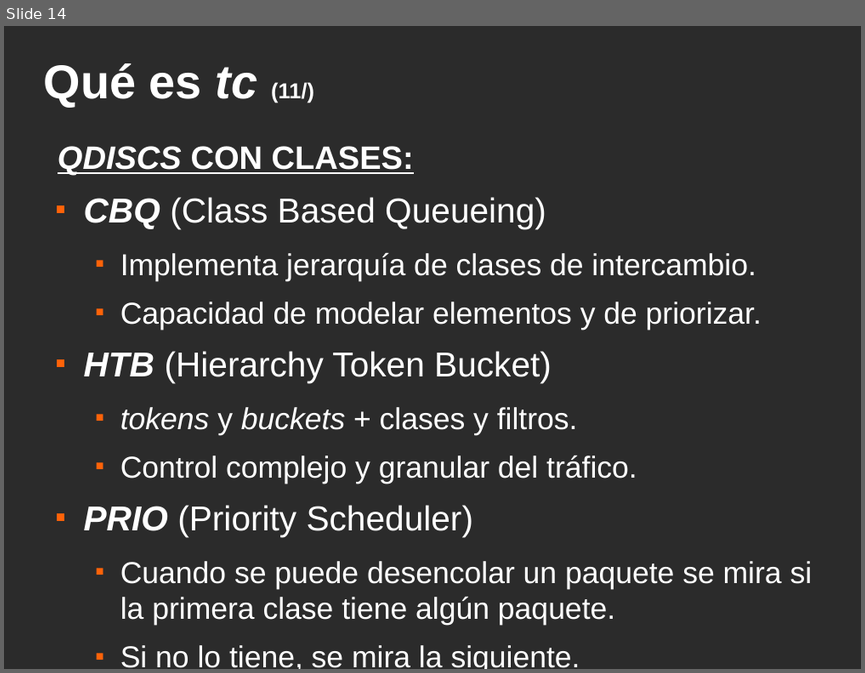
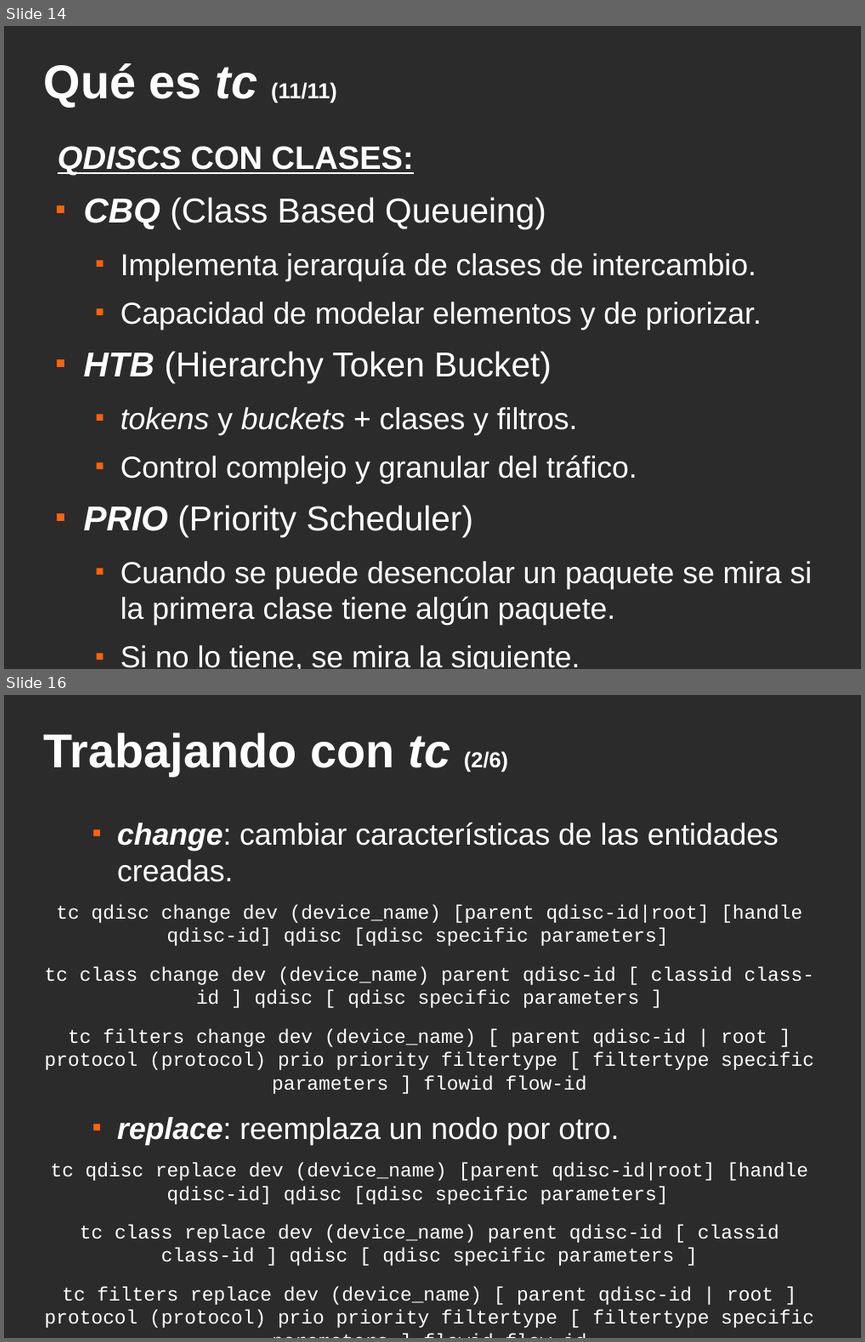
Before and after one commit to srug86/trabajos5oesi.pirs, a slide deck: present/slices.odp. Shown one above the other, each under a label of ours: slide 14 before the commit, slides 14 and 16 after it; the slides between them are not shown. The pictures are 865x673 and 865x1342 pixels, drawn with LibreOffice and Linux fonts; fonts in the diff are those of the drawing; background and template pictures are left out; a plain dark background stands for a picture behind light text. Boxes give left, top, right and bottom in pixels: in the first picture for what was removed or moved away, otherwise in the second. Text is boxed around its words. In the diff, an @@ line names an element or a change of style, - is before the commit and + after.

```diff
--- a/present/slices.odp
+++ b/present/slices.odp
@@ slide 16 added at bbox=[4, 695, 861, 1338], background picture (left out) @@
@@ title added at bbox=[44, 732, 508, 776], 44 pt, text #FFFFFF, bold @@
+Trabajando con tc (2/6)
@@ text added at bbox=[45, 822, 814, 1327], 18 pt, text #FFFFFF @@
+  ■ change: cambiar características de las entidades creadas.
+tc qdisc change dev (device_name) [parent qdisc-id|root] [handle qdisc-id] qdisc [qdisc specific parameters]
+tc class change dev (device_name) parent qdisc-id [ classid class-id ] qdisc [ qdisc specific parameters ]
+tc filters change dev (device_name) [ parent qdisc-id | root ] protocol (protocol) prio priority filtertype [ filtertype specific parameters ] flowid flow-id
+  ■ replace: reemplaza un nodo por otro.
+tc qdisc replace dev (device_name) [parent qdisc-id|root] [handle qdisc-id] qdisc [qdisc specific parameters]
+tc class replace dev (device_name) parent qdisc-id [ classid class-id ] qdisc [ qdisc specific parameters ]
+tc filters replace dev (device_name) [ parent qdisc-id | root ] protocol (protocol) prio priority filtertype [ filtertype specific parameters ] flowid flow-id
@@ slide 14 changed as well @@
@@ title at bbox=[44, 63, 337, 107]: text changed @@
-Qué es tc (11/)
+Qué es tc (11/11)
```
Also in this commit, not shown: 10 other slides changed, 7 other slides added, 1 other file.
